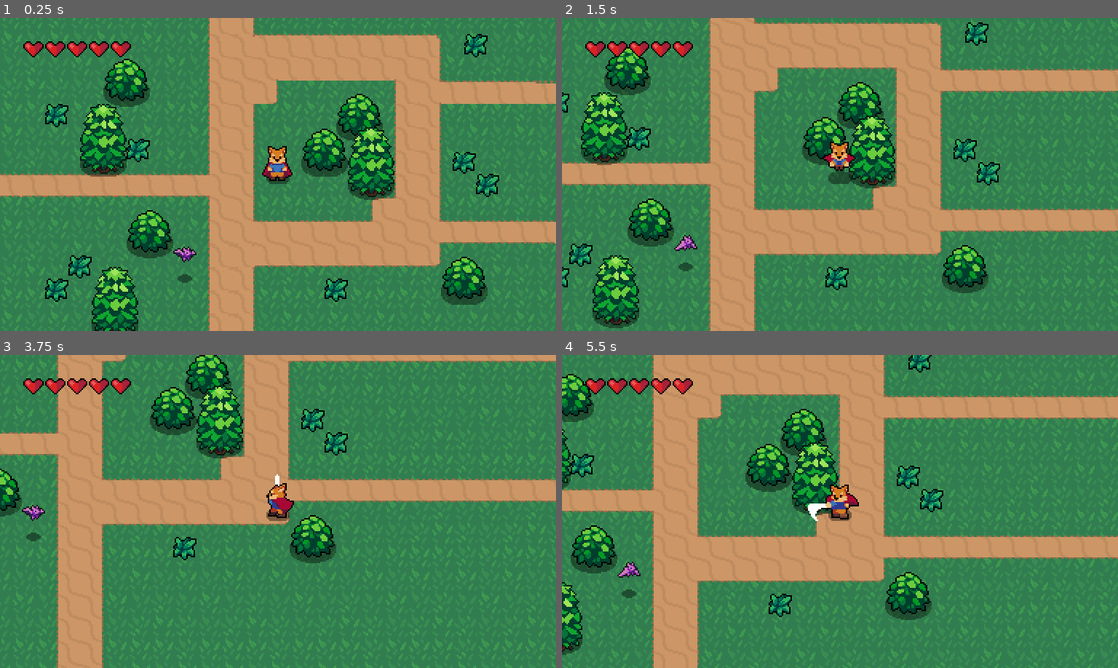
Above: before the commit, frames 1-4 (two rows, left to right).
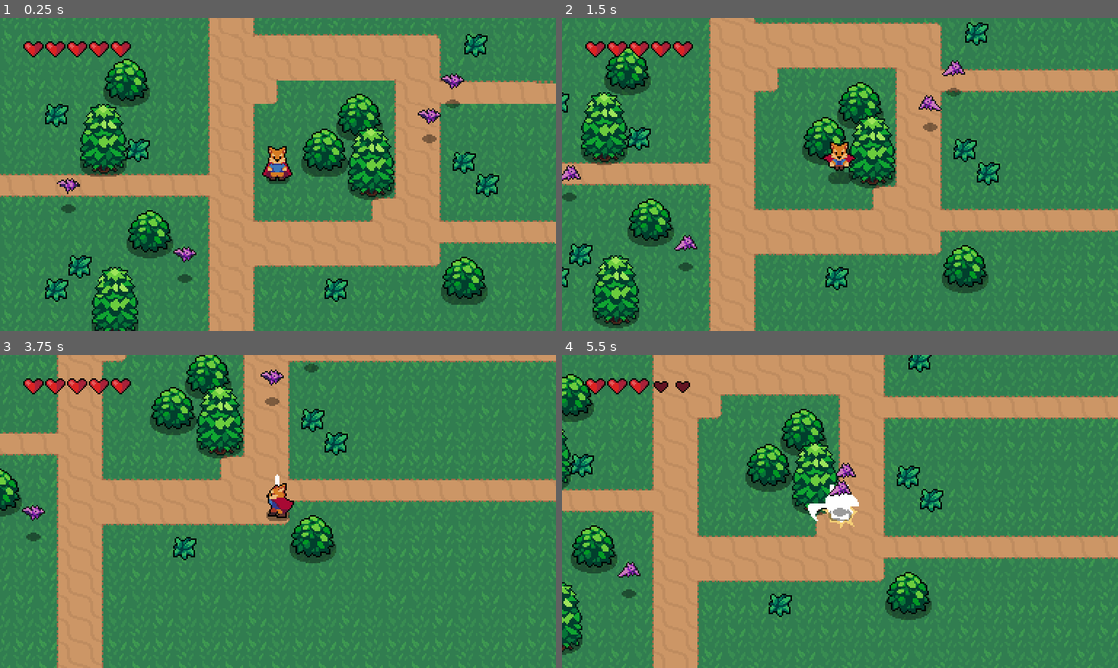
Above: after the commit, the same moments.

Repository: tara-pogancev/fox-rpg-godot
Game: Godot game, scene res://world/world.tscn
The game is run twice, just before and just after one commit, with the same random seed, the same clock (stepped at 60 frames per second) and the same inputs.
Inputs:
- Up to frame 1 (0.25 s): no input
- Up to frame 2 (1.5 s): hold Right (ui_right) 0.53-1.28 s; tap Space (attack) at 0.6 s; hold Down (ui_down) from 1.28 s (still down); tap Shift (roll) at 1.35 s
- Up to frame 3 (3.75 s): release Down (ui_down) at 2.03 s; hold Right (ui_right) 2.03-2.78 s; tap Space (attack) at 2.1, 3.6 s; hold Up (ui_up) 2.78-3.53 s; tap Shift (roll) at 2.85 s; hold Left (ui_left) from 3.53 s (still down)
- Up to frame 4 (5.5 s): tap Shift (roll) at 4.35 s; release Left (ui_left) at 5.03 s; hold Down (ui_down) from 5.03 s (still down); tap Space (attack) at 5.1 s

The runs differ from the first frame. In frame 1, 0.5% of the frame differs, in the area x 10-84%, y 17-63%; in frame 2, 0.5%; in frame 3, 0.2%; in frame 4, 0.9%, in the area x 15-54%, y 7-56%.

Commit message:
Player blink animation with shaders

Diff:
--- /dev/null
+++ b/default_bus_layout.tres
@@ -0,0 +1,9 @@
+[gd_resource type="AudioBusLayout" format=3 uid="uid://dpyy8ltpn6quw"]
+
+[resource]
+bus/1/name = &"Effects"
+bus/1/solo = false
+bus/1/mute = false
+bus/1/bypass_fx = false
+bus/1/volume_db = -9.63278
+bus/1/send = &"Master"
--- a/effects/enemy_death_effect.tscn
+++ b/effects/enemy_death_effect.tscn
@@ -1,7 +1,8 @@
-[gd_scene load_steps=14 format=3 uid="uid://dvb07bx3ofdqx"]
+[gd_scene load_steps=15 format=3 uid="uid://dvb07bx3ofdqx"]
 
 [ext_resource type="Texture2D" uid="uid://b81vfdje8fd70" path="res://effects/EnemyDeathEffect.png" id="1_6sqas"]
 [ext_resource type="Script" path="res://effects/effect.gd" id="2_5fwkl"]
+[ext_resource type="AudioStream" uid="uid://bwpudgus633yy" path="res://music_and_sounds/EnemyDie.wav" id="3_40cfq"]
 
 [sub_resource type="AtlasTexture" id="AtlasTexture_frsc1"]
 atlas = ExtResource("1_6sqas")
@@ -86,3 +87,8 @@
 sprite_frames = SubResource("SpriteFrames_oeq5n")
 autoplay = "default"
 script = ExtResource("2_5fwkl")
+
+[node name="AudioStreamPlayer" type="AudioStreamPlayer" parent="."]
+stream = ExtResource("3_40cfq")
+autoplay = true
+bus = &"Effects"
--- a/effects/hit_effect.tscn
+++ b/effects/hit_effect.tscn
@@ -1,7 +1,8 @@
-[gd_scene load_steps=6 format=3 uid="uid://btdq0dj8xrh0k"]
+[gd_scene load_steps=7 format=3 uid="uid://btdq0dj8xrh0k"]
 
 [ext_resource type="Texture2D" uid="uid://dsyt4q6y5qyvy" path="res://effects/HitEffect.png" id="1_ndmos"]
 [ext_resource type="Script" path="res://effects/effect.gd" id="2_5frlg"]
+[ext_resource type="AudioStream" uid="uid://ssj3sb81gc2b" path="res://music_and_sounds/Hit.wav" id="3_ukthy"]
 
 [sub_resource type="AtlasTexture" id="AtlasTexture_xn4r0"]
 atlas = ExtResource("1_ndmos")
@@ -30,3 +31,8 @@
 sprite_frames = SubResource("SpriteFrames_enr8w")
 autoplay = "default"
 script = ExtResource("2_5frlg")
+
+[node name="AudioStreamPlayer" type="AudioStreamPlayer" parent="."]
+stream = ExtResource("3_ukthy")
+autoplay = true
+bus = &"Effects"
--- a/enemies/wander_controller.gd
+++ b/enemies/wander_controller.gd
@@ -12,7 +12,6 @@
 func update_target_position():
 	var target_vector = Vector2(randf_range(-wander_range, wander_range), randf_range(-wander_range, wander_range))
 	target_position = start_position + target_vector
-	print(target_position)
 
 func _on_timer_timeout() -> void:
 	update_target_position()
--- /dev/null
+++ b/player/audio_stream_player_stats.gd
@@ -0,0 +1,11 @@
+extends AudioStreamPlayer
+
+@onready var player_stats: Node = $".."
+
+# Called when the node enters the scene tree for the first time.
+func _ready() -> void:
+	player_stats.no_health.connect(play_sound)
+
+# Called every frame. 'delta' is the elapsed time since the previous frame.
+func play_sound():
+	play()
--- a/player/player.gd
+++ b/player/player.gd
@@ -18,6 +18,7 @@
 @onready var animation_state = animation_tree.get("parameters/playback")
 @onready var sword_hitbox: Area2D = $SwordHitbox
 @onready var hurt_box: Area2D = $HurtBox
+@onready var blink_animation_player: AnimationPlayer = $BlinkAnimationPlayer
 
 var stats = PlayerStats
 
@@ -85,9 +86,16 @@
 	hurt_box.create_hit_effect()
 	stats.aply_damage(1)
 
-
 func _on_stats_no_health() -> void:
 	#var enemyDeathEffect = EnemyDeathEffect.instantiate()
 	#enemyDeathEffect.global_position = global_position
 	#get_parent().add_child(enemyDeathEffect)
 	queue_free()
+
+
+func _on_hurt_box_invincibility_ended() -> void:
+	blink_animation_player.play("stop")
+
+
+func _on_hurt_box_invincibility_started() -> void:
+	blink_animation_player.play("start")
--- a/player/player.tscn
+++ b/player/player.tscn
@@ -1,11 +1,18 @@
-[gd_scene load_steps=54 format=3 uid="uid://bmu8u46b672as"]
+[gd_scene load_steps=62 format=3 uid="uid://bmu8u46b672as"]
 
 [ext_resource type="Script" path="res://player/player.gd" id="1_2ek0d"]
 [ext_resource type="Texture2D" uid="uid://dd1n042nhlov3" path="res://player/Player.png" id="2_82xm6"]
 [ext_resource type="Texture2D" uid="uid://bp5slqc4aaumn" path="res://shadows/MediumShadow.png" id="2_j5sru"]
+[ext_resource type="Shader" path="res://player/white_color_shader.gdshader" id="3_2uav7"]
 [ext_resource type="Script" path="res://player/sword_hitbox.gd" id="4_3pin1"]
 [ext_resource type="PackedScene" uid="uid://1ud5pmlqs0gp" path="res://scenes/combat/hit_box.tscn" id="4_vvny5"]
 [ext_resource type="PackedScene" uid="uid://bm3hwmhal54no" path="res://scenes/combat/hurt_box.tscn" id="5_v7e5v"]
+[ext_resource type="AudioStream" uid="uid://wx2q8yqrv00a" path="res://music_and_sounds/Swipe.wav" id="7_cehgd"]
+[ext_resource type="AudioStream" uid="uid://bhi13fffypt2u" path="res://music_and_sounds/Evade.wav" id="7_j7dlx"]
+
+[sub_resource type="ShaderMaterial" id="ShaderMaterial_nr5mf"]
+shader = ExtResource("3_2uav7")
+shader_parameter/active = true
 
 [sub_resource type="CapsuleShape2D" id="CapsuleShape2D_n7jxd"]
 radius = 4.0
@@ -109,6 +116,21 @@
 "method": &"attack_finished"
 }]
 }
+tracks/5/type = "audio"
+tracks/5/imported = false
+tracks/5/enabled = true
+tracks/5/path = NodePath("AudioStreamPlayer")
+tracks/5/interp = 1
+tracks/5/loop_wrap = true
+tracks/5/keys = {
+"clips": [{
+"end_offset": 0.0,
+"start_offset": 0.0,
+"stream": ExtResource("7_cehgd")
+}],
+"times": PackedFloat32Array(0.1)
+}
+tracks/5/use_blend = true
 
 [sub_resource type="Animation" id="Animation_cb4fq"]
 resource_name = "attack_left"
@@ -176,6 +198,21 @@
 "method": &"attack_finished"
 }]
 }
+tracks/5/type = "audio"
+tracks/5/imported = false
+tracks/5/enabled = true
+tracks/5/path = NodePath("AudioStreamPlayer")
+tracks/5/interp = 1
+tracks/5/loop_wrap = true
+tracks/5/keys = {
+"clips": [{
+"end_offset": 0.0,
+"start_offset": 0.0,
+"stream": ExtResource("7_cehgd")
+}],
+"times": PackedFloat32Array(0.1)
+}
+tracks/5/use_blend = true
 
 [sub_resource type="Animation" id="Animation_c75gj"]
 resource_name = "attack_right"
@@ -243,6 +280,21 @@
 "method": &"attack_finished"
 }]
 }
+tracks/5/type = "audio"
+tracks/5/imported = false
+tracks/5/enabled = true
+tracks/5/path = NodePath("AudioStreamPlayer")
+tracks/5/interp = 1
+tracks/5/loop_wrap = true
+tracks/5/keys = {
+"clips": [{
+"end_offset": 0.0,
+"start_offset": 0.0,
+"stream": ExtResource("7_cehgd")
+}],
+"times": PackedFloat32Array(0.1)
+}
+tracks/5/use_blend = true
 
 [sub_resource type="Animation" id="Animation_0v8e0"]
 resource_name = "attack_up"
@@ -310,6 +362,21 @@
 "method": &"attack_finished"
 }]
 }
+tracks/5/type = "audio"
+tracks/5/imported = false
+tracks/5/enabled = true
+tracks/5/path = NodePath("AudioStreamPlayer")
+tracks/5/interp = 1
+tracks/5/loop_wrap = true
+tracks/5/keys = {
+"clips": [{
+"end_offset": 0.0,
+"start_offset": 0.0,
+"stream": ExtResource("7_cehgd")
+}],
+"times": PackedFloat32Array(0.1)
+}
+tracks/5/use_blend = true
 
 [sub_resource type="Animation" id="Animation_fppcp"]
 resource_name = "idle"
@@ -359,6 +426,21 @@
 "method": &"roll_finished"
 }]
 }
+tracks/2/type = "audio"
+tracks/2/imported = false
+tracks/2/enabled = true
+tracks/2/path = NodePath("AudioStreamPlayer")
+tracks/2/interp = 1
+tracks/2/loop_wrap = true
+tracks/2/keys = {
+"clips": [{
+"end_offset": 0.0,
+"start_offset": 0.0,
+"stream": ExtResource("7_j7dlx")
+}],
+"times": PackedFloat32Array(0.1)
+}
+tracks/2/use_blend = true
 
 [sub_resource type="Animation" id="Animation_dg2e6"]
 resource_name = "roll_left"
@@ -390,6 +472,21 @@
 "method": &"roll_finished"
 }]
 }
+tracks/2/type = "audio"
+tracks/2/imported = false
+tracks/2/enabled = true
+tracks/2/path = NodePath("AudioStreamPlayer")
+tracks/2/interp = 1
+tracks/2/loop_wrap = true
+tracks/2/keys = {
+"clips": [{
+"end_offset": 0.0,
+"start_offset": 0.0,
+"stream": ExtResource("7_j7dlx")
+}],
+"times": PackedFloat32Array(0.1)
+}
+tracks/2/use_blend = true
 
 [sub_resource type="Animation" id="Animation_e56ob"]
 resource_name = "roll_right"
@@ -421,6 +518,21 @@
 "method": &"roll_finished"
 }]
 }
+tracks/2/type = "audio"
+tracks/2/imported = false
+tracks/2/enabled = true
+tracks/2/path = NodePath("AudioStreamPlayer")
+tracks/2/interp = 1
+tracks/2/loop_wrap = true
+tracks/2/keys = {
+"clips": [{
+"end_offset": 0.0,
+"start_offset": 0.0,
+"stream": ExtResource("7_j7dlx")
+}],
+"times": PackedFloat32Array(0.1)
+}
+tracks/2/use_blend = true
 
 [sub_resource type="Animation" id="Animation_vlh82"]
 resource_name = "roll_up"
@@ -452,6 +564,21 @@
 "method": &"roll_finished"
 }]
 }
+tracks/2/type = "audio"
+tracks/2/imported = false
+tracks/2/enabled = true
+tracks/2/path = NodePath("AudioStreamPlayer")
+tracks/2/interp = 1
+tracks/2/loop_wrap = true
+tracks/2/keys = {
+"clips": [{
+"end_offset": 0.0,
+"start_offset": 0.0,
+"stream": ExtResource("7_j7dlx")
+}],
+"times": PackedFloat32Array(0.1)
+}
+tracks/2/use_blend = true
 
 [sub_resource type="Animation" id="Animation_hj6w8"]
 resource_name = "run_down"
@@ -671,6 +798,63 @@
 radius = 6.0
 height = 18.0
 
+[sub_resource type="Animation" id="Animation_klhrp"]
+resource_name = "start"
+length = 0.2
+loop_mode = 1
+step = 0.1
+tracks/0/type = "value"
+tracks/0/imported = false
+tracks/0/enabled = true
+tracks/0/path = NodePath("Sprite2D:material:shader_parameter/active")
+tracks/0/interp = 1
+tracks/0/loop_wrap = true
+tracks/0/keys = {
+"times": PackedFloat32Array(0, 0.1),
+"transitions": PackedFloat32Array(1, 1),
+"update": 1,
+"values": [true, false]
+}
+
+[sub_resource type="Animation" id="Animation_j2sru"]
+resource_name = "stop"
+length = 0.1
+step = 0.1
+tracks/0/type = "value"
+tracks/0/imported = false
+tracks/0/enabled = true
+tracks/0/path = NodePath("Sprite2D:material:shader_parameter/active")
+tracks/0/interp = 1
+tracks/0/loop_wrap = true
+tracks/0/keys = {
+"times": PackedFloat32Array(0),
+"transitions": PackedFloat32Array(1),
+"update": 1,
+"values": [false]
+}
+
+[sub_resource type="Animation" id="Animation_x1wim"]
+length = 0.001
+tracks/0/type = "value"
+tracks/0/imported = false
+tracks/0/enabled = true
+tracks/0/path = NodePath("Sprite2D:material:shader_parameter/active")
+tracks/0/interp = 1
+tracks/0/loop_wrap = true
+tracks/0/keys = {
+"times": PackedFloat32Array(0),
+"transitions": PackedFloat32Array(1),
+"update": 1,
+"values": [true]
+}
+
+[sub_resource type="AnimationLibrary" id="AnimationLibrary_m7no0"]
+_data = {
+"RESET": SubResource("Animation_x1wim"),
+"start": SubResource("Animation_klhrp"),
+"stop": SubResource("Animation_j2sru")
+}
+
 [node name="Player" type="CharacterBody2D"]
 collision_layer = 2
 script = ExtResource("1_2ek0d")
@@ -680,9 +864,11 @@
 texture = ExtResource("2_j5sru")
 
 [node name="Sprite2D" type="Sprite2D" parent="."]
+material = SubResource("ShaderMaterial_nr5mf")
 position = Vector2(0, -8)
 texture = ExtResource("2_82xm6")
 hframes = 60
+frame = 40
 
 [node name="CollisionShape2D" type="CollisionShape2D" parent="."]
 position = Vector2(0, 1)
@@ -701,7 +887,6 @@
 disabled = true
 
 [node name="AnimationPlayer" type="AnimationPlayer" parent="."]
-active = false
 libraries = {
 "": SubResource("AnimationLibrary_hr6ol"),
 "player": SubResource("AnimationLibrary_87k3b")
@@ -724,8 +909,19 @@
 position = Vector2(0, -6)
 shape = SubResource("CapsuleShape2D_k4lxr")
 
+[node name="AudioStreamPlayer" type="AudioStreamPlayer" parent="."]
+bus = &"Effects"
+
+[node name="BlinkAnimationPlayer" type="AnimationPlayer" parent="."]
+libraries = {
+"": SubResource("AnimationLibrary_m7no0")
+}
+autoplay = "stop"
+
 [connection signal="input_event" from="." to="." method="_on_input_event"]
 [connection signal="area_entered" from="HurtBox" to="." method="_on_hurt_box_area_entered"]
+[connection signal="invincibility_ended" from="HurtBox" to="." method="_on_hurt_box_invincibility_ended"]
+[connection signal="invincibility_started" from="HurtBox" to="." method="_on_hurt_box_invincibility_started"]
 
 [editable path="SwordHitbox"]
 [editable path="HurtBox"]
--- a/player/player_stats.tscn
+++ b/player/player_stats.tscn
@@ -1,6 +1,13 @@
-[gd_scene load_steps=2 format=3 uid="uid://b4hkorcfem7ak"]
+[gd_scene load_steps=4 format=3 uid="uid://b4hkorcfem7ak"]
 
 [ext_resource type="PackedScene" uid="uid://c2ocf3k8q1jiu" path="res://scenes/stats/stats.tscn" id="1_8akuh"]
+[ext_resource type="AudioStream" uid="uid://chlgmi7sjlhnh" path="res://music_and_sounds/Hurt.wav" id="2_540mv"]
+[ext_resource type="Script" path="res://player/audio_stream_player_stats.gd" id="3_54foj"]
 
 [node name="PlayerStats" instance=ExtResource("1_8akuh")]
 max_health = 5
+
+[node name="AudioStreamPlayer" type="AudioStreamPlayer" parent="." index="0"]
+stream = ExtResource("2_540mv")
+bus = &"Effects"
+script = ExtResource("3_54foj")
--- /dev/null
+++ b/player/white_color_shader.gdshader
@@ -0,0 +1,23 @@
+shader_type canvas_item;
+
+uniform bool active = true;
+
+void vertex() {
+	// Called for every vertex the material is visible on.
+}
+
+void fragment() {
+	// Called for every pixel the material is visible on.
+	vec4 previous_color = texture(TEXTURE, UV);
+	vec4 white = vec4(1.0, 1.0, 1.0, previous_color.a);
+	vec4 new_color =  previous_color;
+	if (active == true) {
+		new_color = white;
+	}
+	COLOR = new_color;
+}
+
+//void light() {
+	// Called for every pixel for every light affecting the CanvasItem.
+	// Uncomment to replace the default light processing function with this one.
+//}
--- a/project.godot
+++ b/project.godot
@@ -10,7 +10,7 @@
 
 [application]
 
-config/name="fox-rpg"
+config/name="fox-rpg-tutorial"
 run/main_scene="res://world/world.tscn"
 config/features=PackedStringArray("4.3", "Forward Plus")
 config/icon="res://icon.svg"
@@ -31,6 +31,10 @@
 
 version_control/plugin_name="GitPlugin"
 version_control/autoload_on_startup=true
+
+[editor_plugins]
+
+enabled=PackedStringArray("res://addons/gdformat-on-save-main/addons/format_on_save/plugin.cfg")
 
 [input]
 
--- a/scenes/stats/stats.gd
+++ b/scenes/stats/stats.gd
@@ -14,5 +14,4 @@
 	health -= dmg
 	emit_signal("health_changed", health)
 	if (health <= 0):
-		print("help me")
 		emit_signal("no_health")
--- a/world/world.tscn
+++ b/world/world.tscn
@@ -446,3 +446,12 @@
 
 [node name="Bat" parent="." instance=ExtResource("9_51jmn")]
 position = Vector2(80, 152)
+
+[node name="Bat2" parent="." instance=ExtResource("9_51jmn")]
+position = Vector2(0, 104)
+
+[node name="Bat3" parent="." instance=ExtResource("9_51jmn")]
+position = Vector2(264, 32)
+
+[node name="Bat4" parent="." instance=ExtResource("9_51jmn")]
+position = Vector2(248, 56)
